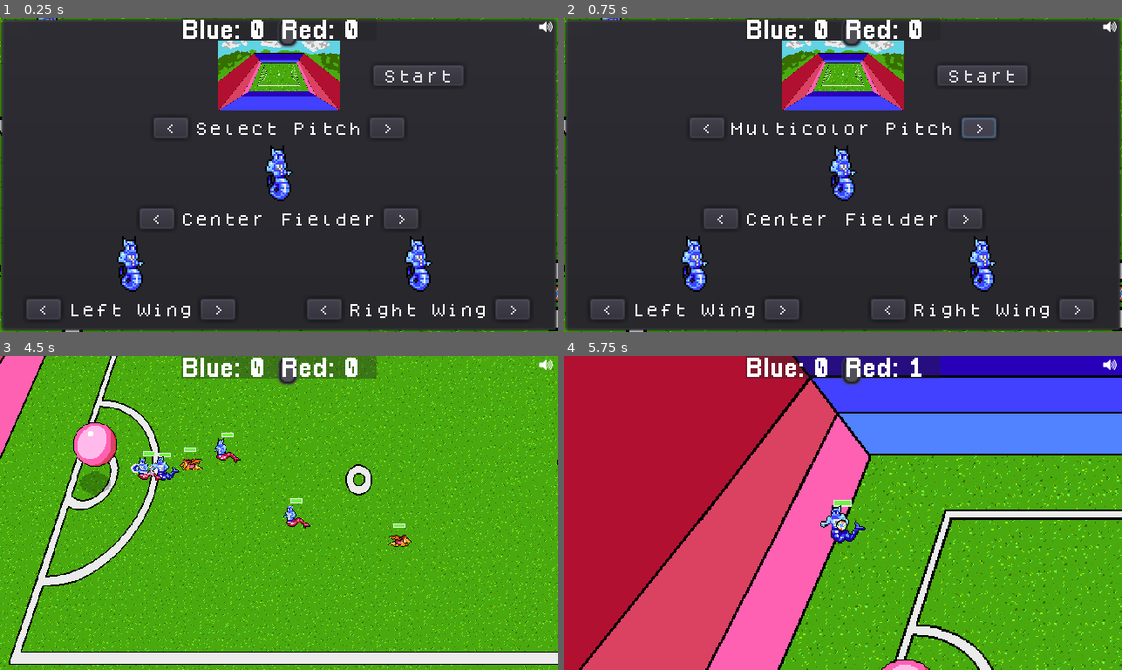
Above: before the commit, frames 1-4 (two rows, left to right).
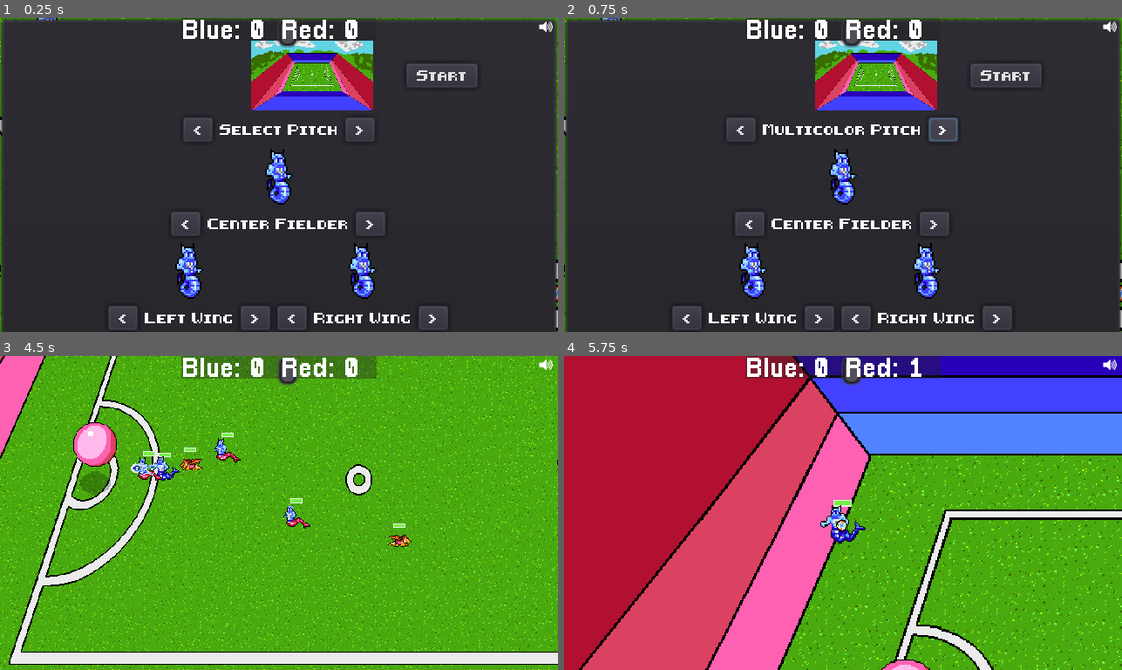
Above: after the commit, the same moments.

Repository: gamkedo-la/Elementaball
Game: Godot game, scene res://Node2D.tscn
The game is run twice, just before and just after one commit, with the same random seed, the same clock (stepped at 60 frames per second) and the same inputs.
Inputs:
- Up to frame 1 (0.25 s): no input
- Up to frame 2 (0.75 s): click ">" at 0.5 s
- Up to frame 3 (4.5 s): click "Start" at 1.25 s; hold Right (ui_right) 2.03-2.78 s; hold Down (ui_down) 2.78-3.53 s; hold Right (ui_right) 3.53-4.28 s; hold Up (ui_up) from 4.28 s (still down)
- Up to frame 4 (5.75 s): release Up (ui_up) at 5.03 s; hold Left (ui_left) from 5.03 s (still down)

The runs differ from the first frame. In frame 1, 13% of the frame differs, in the area x 0-100%, y 7-100%; in frame 2, 14%; in frame 3, less than 0.1%; in frame 4, nothing differs.

Commit message:
Changed UI font again

Diff:
--- a/Fonts/UI_font.tres
+++ b/Fonts/UI_font.tres
@@ -1,7 +1,7 @@
 [gd_resource type="DynamicFont" load_steps=2 format=2]
 
-[ext_resource path="res://Fonts/dogica.ttf" type="DynamicFontData" id=1]
+[ext_resource path="res://Fonts/8-bit-hud.ttf" type="DynamicFontData" id=1]
 
 [resource]
-size = 8
+size = 5
 font_data = ExtResource( 1 )
--- a/Node2D.tscn
+++ b/Node2D.tscn
@@ -145,6 +145,7 @@
 z_index = 3
 frames = SubResource( 8 )
 animation = "water ball"
+frame = 3
 playing = true
 script = ExtResource( 16 )
 
--- a/UI/Buttons.tscn
+++ b/UI/Buttons.tscn
@@ -15,10 +15,10 @@
 }
 
 [node name="Minus" type="Button" parent="."]
-margin_right = 20.0
-margin_bottom = 12.0
-size_flags_horizontal = 2
-size_flags_vertical = 2
+margin_right = 17.0
+margin_bottom = 14.0
+size_flags_horizontal = 4
+size_flags_vertical = 4
 custom_fonts/font = ExtResource( 2 )
 text = "<"
 __meta__ = {
@@ -26,10 +26,10 @@
 }
 
 [node name="Label" type="Label" parent="."]
-margin_left = 24.0
+margin_left = 21.0
 margin_top = 3.0
-margin_right = 64.0
-margin_bottom = 9.0
+margin_right = 52.0
+margin_bottom = 11.0
 size_flags_horizontal = 2
 custom_fonts/font = ExtResource( 2 )
 text = "Label"
@@ -38,9 +38,11 @@
 }
 
 [node name="Plus" type="Button" parent="."]
-margin_left = 68.0
+margin_left = 71.0
 margin_right = 88.0
-margin_bottom = 12.0
+margin_bottom = 14.0
+size_flags_horizontal = 4
+size_flags_vertical = 4
 custom_fonts/font = ExtResource( 2 )
 text = ">"
 
--- a/UI/Player Select Menu/PlayerSelectMenu.tscn
+++ b/UI/Player Select Menu/PlayerSelectMenu.tscn
@@ -44,7 +44,7 @@
 }
 
 [node name="Top Margin" type="MarginContainer" parent="SelectionMenuPopup/SelectionMenuContainer"]
-margin_right = 312.0
+margin_right = 349.0
 margin_bottom = 5.0
 rect_min_size = Vector2( 0, 5 )
 __meta__ = {
@@ -53,13 +53,13 @@
 
 [node name="MarginContainer3" type="MarginContainer" parent="SelectionMenuPopup/SelectionMenuContainer"]
 margin_top = 9.0
-margin_right = 312.0
+margin_right = 349.0
 margin_bottom = 49.0
-custom_constants/margin_left = 106
+custom_constants/margin_left = 125
 
 [node name="TopRowContainer" type="HBoxContainer" parent="SelectionMenuPopup/SelectionMenuContainer/MarginContainer3"]
-margin_left = 106.0
-margin_right = 312.0
+margin_left = 125.0
+margin_right = 349.0
 margin_bottom = 40.0
 
 [node name="FieldImage" type="TextureRect" parent="SelectionMenuPopup/SelectionMenuContainer/MarginContainer3/TopRowContainer"]
@@ -73,9 +73,9 @@
 
 [node name="CloseButton" type="Button" parent="SelectionMenuPopup/SelectionMenuContainer/MarginContainer3/TopRowContainer"]
 margin_left = 104.0
-margin_top = 14.0
-margin_right = 156.0
-margin_bottom = 26.0
+margin_top = 13.0
+margin_right = 145.0
+margin_bottom = 27.0
 size_flags_vertical = 4
 custom_fonts/font = ExtResource( 8 )
 text = "Start"
@@ -84,19 +84,23 @@
 }
 
 [node name="PitchSelect" parent="SelectionMenuPopup/SelectionMenuContainer" instance=ExtResource( 2 )]
-margin_left = 112.0
+margin_left = 138.0
 margin_top = 53.0
-margin_right = 200.0
-margin_bottom = 65.0
+margin_right = 211.0
+margin_bottom = 67.0
 buttonName = "Select Pitch"
 
+[node name="Plus" parent="SelectionMenuPopup/SelectionMenuContainer/PitchSelect" index="2"]
+margin_left = 56.0
+margin_right = 73.0
+
 [node name="PlayersContainer" type="VBoxContainer" parent="SelectionMenuPopup/SelectionMenuContainer"]
-margin_top = 69.0
-margin_right = 312.0
-margin_bottom = 169.0
+margin_top = 71.0
+margin_right = 349.0
+margin_bottom = 175.0
 
 [node name="CenterFieldSprite" type="TextureRect" parent="SelectionMenuPopup/SelectionMenuContainer/PlayersContainer"]
-margin_right = 312.0
+margin_right = 349.0
 margin_bottom = 32.0
 rect_min_size = Vector2( 0, 32 )
 texture = ExtResource( 3 )
@@ -104,25 +108,29 @@
 stretch_mode = 6
 
 [node name="CenterFieldSelect" parent="SelectionMenuPopup/SelectionMenuContainer/PlayersContainer" instance=ExtResource( 2 )]
-margin_left = 112.0
+margin_left = 138.0
 margin_top = 36.0
-margin_right = 200.0
-margin_bottom = 48.0
+margin_right = 211.0
+margin_bottom = 50.0
 buttonName = "Center Fielder"
 
+[node name="Plus" parent="SelectionMenuPopup/SelectionMenuContainer/PlayersContainer/CenterFieldSelect" index="2"]
+margin_left = 56.0
+margin_right = 73.0
+
 [node name="VBoxContainer" type="HBoxContainer" parent="SelectionMenuPopup/SelectionMenuContainer/PlayersContainer"]
-margin_top = 52.0
-margin_right = 312.0
-margin_bottom = 100.0
+margin_top = 54.0
+margin_right = 349.0
+margin_bottom = 104.0
 alignment = 1
 
 [node name="LeftField" type="VBoxContainer" parent="SelectionMenuPopup/SelectionMenuContainer/PlayersContainer/VBoxContainer"]
-margin_left = 11.0
-margin_right = 131.0
-margin_bottom = 48.0
+margin_left = 77.0
+margin_right = 170.0
+margin_bottom = 50.0
 
 [node name="LeftFieldSprite" type="TextureRect" parent="SelectionMenuPopup/SelectionMenuContainer/PlayersContainer/VBoxContainer/LeftField"]
-margin_right = 120.0
+margin_right = 93.0
 margin_bottom = 32.0
 rect_min_size = Vector2( 16, 32 )
 texture = ExtResource( 3 )
@@ -131,31 +139,25 @@
 
 [node name="LeftFieldSelect" parent="SelectionMenuPopup/SelectionMenuContainer/PlayersContainer/VBoxContainer/LeftField" instance=ExtResource( 2 )]
 margin_top = 36.0
-margin_right = 120.0
-margin_bottom = 48.0
+margin_right = 93.0
+margin_bottom = 50.0
 buttonName = "Left Wing"
 
 [node name="Label" parent="SelectionMenuPopup/SelectionMenuContainer/PlayersContainer/VBoxContainer/LeftField/LeftFieldSelect" index="1"]
-margin_right = 96.0
+margin_right = 72.0
 text = "Left Wing"
 
 [node name="Plus" parent="SelectionMenuPopup/SelectionMenuContainer/PlayersContainer/VBoxContainer/LeftField/LeftFieldSelect" index="2"]
-margin_left = 100.0
-margin_right = 120.0
-
-[node name="Center Margin" type="MarginContainer" parent="SelectionMenuPopup/SelectionMenuContainer/PlayersContainer/VBoxContainer"]
-margin_left = 135.0
-margin_right = 168.382
-margin_bottom = 48.0
-rect_min_size = Vector2( 33.382, 0 )
+margin_left = 76.0
+margin_right = 93.0
 
 [node name="RightField" type="VBoxContainer" parent="SelectionMenuPopup/SelectionMenuContainer/PlayersContainer/VBoxContainer"]
-margin_left = 172.0
-margin_right = 300.0
-margin_bottom = 48.0
+margin_left = 174.0
+margin_right = 272.0
+margin_bottom = 50.0
 
 [node name="RightFieldSprite" type="TextureRect" parent="SelectionMenuPopup/SelectionMenuContainer/PlayersContainer/VBoxContainer/RightField"]
-margin_right = 128.0
+margin_right = 98.0
 margin_bottom = 32.0
 rect_min_size = Vector2( 16, 32 )
 texture = ExtResource( 3 )
@@ -164,17 +166,17 @@
 
 [node name="RightFieldSelect" parent="SelectionMenuPopup/SelectionMenuContainer/PlayersContainer/VBoxContainer/RightField" instance=ExtResource( 2 )]
 margin_top = 36.0
-margin_right = 128.0
-margin_bottom = 48.0
+margin_right = 98.0
+margin_bottom = 50.0
 buttonName = "Right Wing"
 
 [node name="Label" parent="SelectionMenuPopup/SelectionMenuContainer/PlayersContainer/VBoxContainer/RightField/RightFieldSelect" index="1"]
-margin_right = 104.0
+margin_right = 77.0
 text = "Right Wing"
 
 [node name="Plus" parent="SelectionMenuPopup/SelectionMenuContainer/PlayersContainer/VBoxContainer/RightField/RightFieldSelect" index="2"]
-margin_left = 108.0
-margin_right = 128.0
+margin_left = 81.0
+margin_right = 98.0
 
 [connection signal="pressed" from="SelectionMenuPopup/SelectionMenuContainer/MarginContainer3/TopRowContainer/CloseButton" to="." method="_on_CloseButton_pressed"]
 [connection signal="change" from="SelectionMenuPopup/SelectionMenuContainer/PitchSelect" to="." method="_on_PitchSelect_change"]
Binary file added: Fonts/8-bit-hud.ttf
